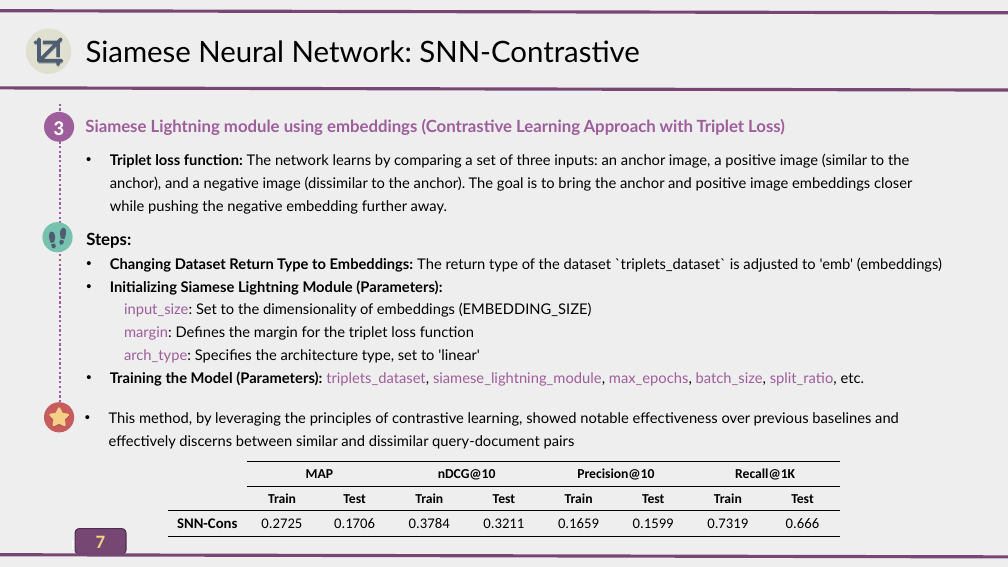
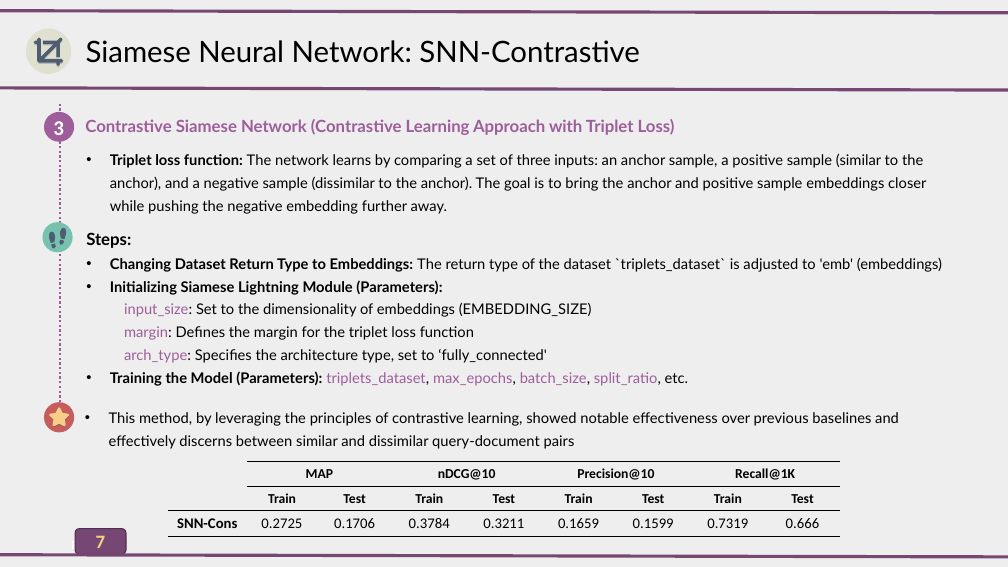
Before and after one commit to AlirezaAccelerates/IR_DSI_project, a slide deck: slide 7 of D/[P] Information Retrieval Project.pptx. Drawn at 1008x567 pixels with LibreOffice and Linux fonts; fonts in the diff are those of the drawing. Boxes give left, top, right and bottom in pixels: in the first picture for what was removed or moved away, otherwise in the second. Text is boxed around its words. In the diff, an @@ line names an element or a change of style, - is before the commit and + after.

```diff
--- a/D/[P] Information Retrieval Project.pptx
+++ b/D/[P] Information Retrieval Project.pptx
@@ text at (85, 119, 675, 135): text changed @@
-Siamese Lightning module using embeddings (Contrastive Learning Approach with Triplet Loss)
+Contrastive Siamese Network (Contrastive Learning Approach with Triplet Loss)
@@ text at (110, 153, 926, 214): text changed @@
-• Triplet loss function: The network learns by comparing a set of three inputs: an anchor image, a positive image (similar to the anchor), and a negative image (dissimilar to the anchor). The goal is to bring the anchor and positive image embeddings closer while pushing the negative embedding further away.
+• Triplet loss function: The network learns by comparing a set of three inputs: an anchor sample, a positive sample (similar to the anchor), and a negative sample (dissimilar to the anchor). The goal is to bring the anchor and positive sample embeddings closer while pushing the negative embedding further away.
@@ text at (110, 349, 688, 386): text changed @@
-  arch_type: Specifies the architecture type, set to 'linear'
-• Training the Model (Parameters): triplets_dataset, siamese_lightning_module, max_epochs, batch_size, split_ratio, etc.
+  arch_type: Specifies the architecture type, set to ‘fully_connected'
+• Training the Model (Parameters): triplets_dataset, max_epochs, batch_size, split_ratio, etc.
```
Also in this commit, not shown: 7 other slides changed, 1 slide added, 1 other file.
